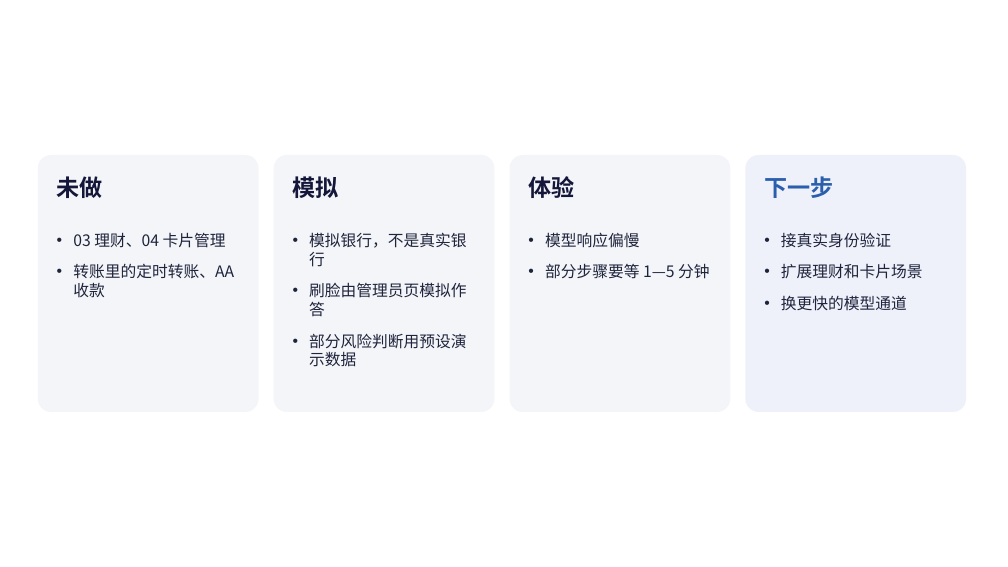
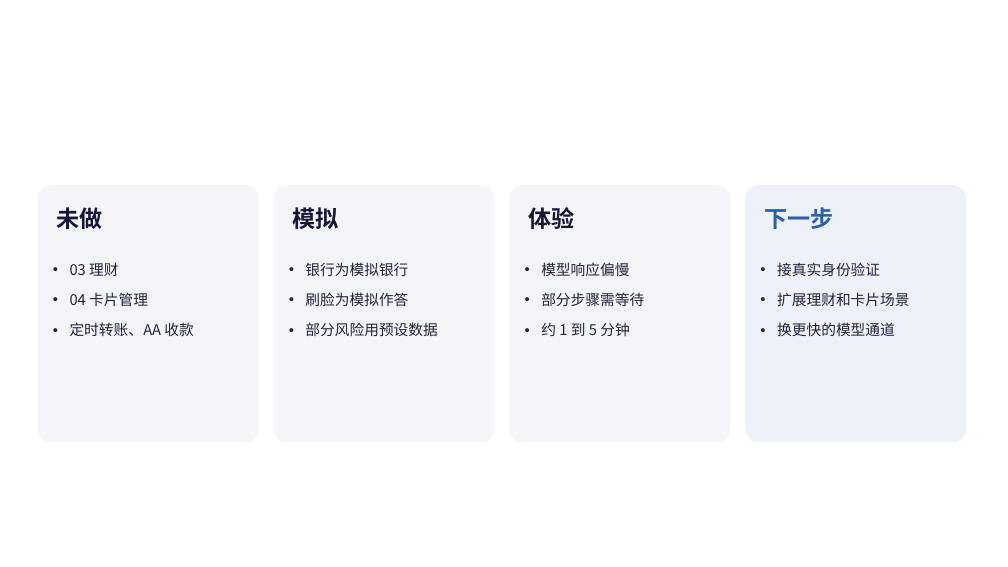
Before and after one commit to DrErwin/hackerthon-bank-agent, a slide deck: slide 14 of docs/report/submission/人工智能赛道-KOSX1-答辩PPT.pptx. Drawn at 1008x567 pixels with LibreOffice and Linux fonts; fonts in the diff are those of the drawing; background and template pictures are left out. Boxes give left, top, right and bottom in pixels: in the first picture for what was removed or moved away, otherwise in the second. Text is boxed around its words. In the diff, an @@ line names an element or a change of style, - is before the commit and + after.

```diff
--- a/docs/report/submission/人工智能赛道-KOSX1-答辩PPT.pptx
+++ b/docs/report/submission/人工智能赛道-KOSX1-答辩PPT.pptx
@@ 4 texts, 4 rounded rectangles moved together from (x1=38, y1=155, x2=966, y2=412) to (x1=38, y1=185, x2=966, y2=442) @@
@@ text at (x1=70, y1=262, x2=193, y2=336): text changed; size 15 to 14 pt @@
-• 03 理财、04 卡片管理
-• 转账里的定时转账、AA 收款
+• 03 理财
+• 04 卡片管理
+• 定时转账、AA 收款
@@ text at (x1=305, y1=262, x2=438, y2=336): text changed; size 15 to 14 pt @@
-• 模拟银行，不是真实银行
-• 刷脸由管理员页模拟作答
-• 部分风险判断用预设演示数据
+• 银行为模拟银行
+• 刷脸为模拟作答
+• 部分风险用预设数据
@@ text "模型响应偏慢" moved from (x1=545, y1=232, x2=709, y2=279) to (x1=541, y1=262, x2=644, y2=336) @@
@@ text at (x1=541, y1=262, x2=629, y2=276): size 15 to 14 pt in "模型响应偏慢" @@
@@ text "接真实身份验证" moved from (x1=781, y1=233, x2=923, y2=311) to (x1=777, y1=262, x2=910, y2=336) @@
@@ text "接真实身份验证" at (x1=777, y1=262, x2=910, y2=336): size 15 to 14 pt @@
@@ text at (x1=541, y1=292, x2=644, y2=336): text changed; size 15 to 14 pt @@
-• 部分步骤要等 1—5 分钟
+• 部分步骤需等待
+• 约 1 到 5 分钟
```
Also in this commit, not shown: 3 other slides changed, 1 other file.
